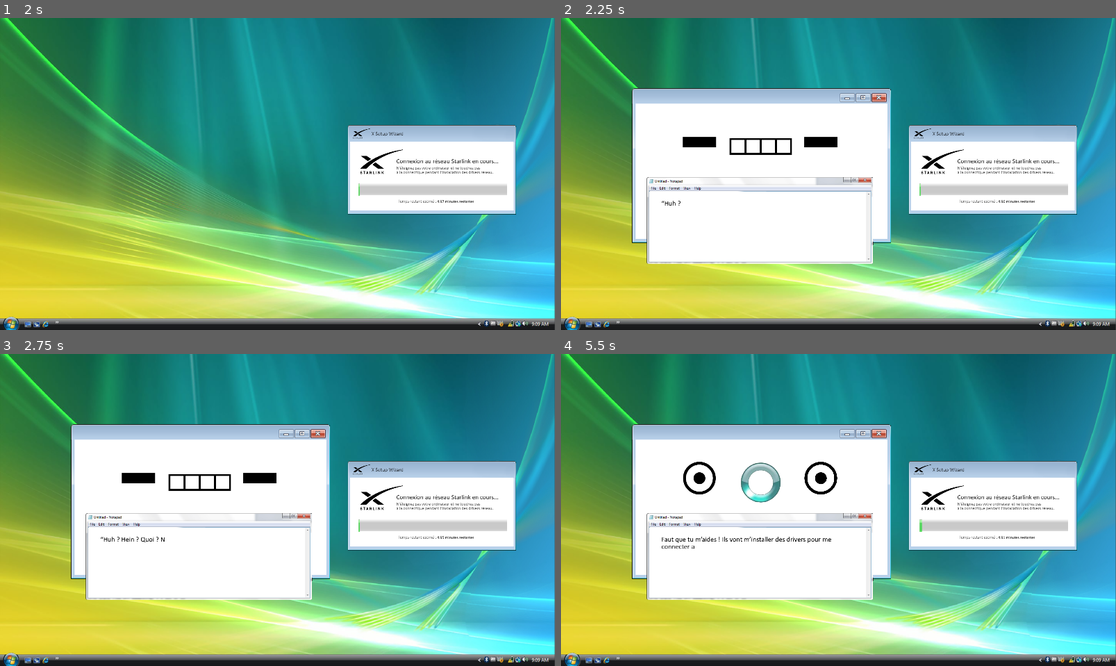
Above: before the commit, frames 1-4 (two rows, left to right).
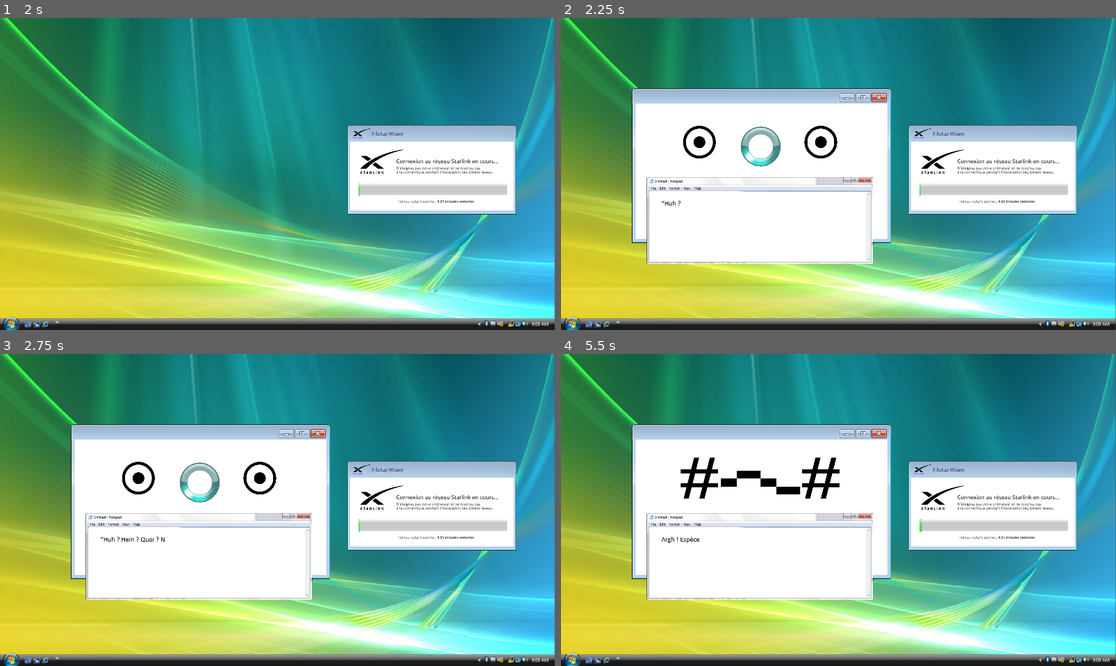
Above: after the commit, the same moments.

Repository: AlexandreAAA/Doc-Machine
Game: Godot game, scene res://Scene/main.tscn
The game is run twice, just before and just after one commit, with the same random seed, the same clock (stepped at 60 frames per second) and the same inputs. Video files are missing from this copy of the repository; at most half a second of black plays in their place. Sound files missing from this copy of the repository are replaced by a short silence.
Inputs:
- Up to frame 1 (2 s): hold V (ChangeSon) 0.53-1.28 s; tap Enter at 1.25 s; tap B (TestSon) at 1.35 s
- Up to frame 2 (2.25 s): tap Space (ram) at 2 s; hold S (bouton) from 2.03 s (still down)
- Up to frame 3 (2.75 s): keep holding S (bouton)
- Up to frame 4 (5.5 s): tap Enter at 2.75, 4.25 s; release S (bouton) at 2.78 s; tap W (cable_alu) at 2.85 s; tap Space (ram) at 3.5 s; hold Right (dessous_de_plat) 3.53-4.28 s; tap A (enceinte) at 4.35 s; hold D (fil) from 5.03 s (still down)

Frame 1 is identical in both runs. In frame 2, 1.1% of the frame differs, in the area x 21-50%, y 34-48%; in frame 3, 1.1%; in frame 4, 2.0%, in the area x 18-51%, y 33-63%.
Error in both runs: Invalid access to property or key 'Pire' on a base object of type 'Dictionary'. (res://Scripts/Audio/AudioManager.gd:178)

Commit message:
push pourri

Diff:
--- a/Script/main.gd
+++ b/Script/main.gd
@@ -9,6 +9,11 @@
 @export var dl_started : bool
 @export var destination : Vector2
 @export var speed : float
+@export var line1: bool
+@export var line2: bool
+@export var line3: bool
+@export var line4: bool
+@export var line5: bool
 
 func _ready() -> void:
 	end_timer.wait_time = end_timer_time
@@ -18,12 +23,43 @@
 	download_window.scale = Vector2(0.1, 0.1)
 	robot.scale = Vector2(0.1, 0.1)
 	destination = Vector2(600,80)
+	line1 = false
+	line2 = false
+	line3 = false
+	line4 = false
+	line5 = false
 
 func _process(delta: float) -> void:
 	if !dl_started :
 		intro()
 	prog_bar.value = (end_timer_time - end_timer.time_left)
 	update_displayed_time()
+	#if line5:
+		#robot.change_sprite(1,2,0)
+		#robot.rotate_sprite(0,0,0)
+		#robot.talk("Intro5")
+	#elif line4:
+		#robot.change_sprite(8,9,3)
+		#robot.rotate_sprite(0,0,0)
+		#robot.talk("Intro4")
+		#line5 = true
+	#elif line3:
+		#robot.change_sprite(13,13,4)
+		#robot.rotate_sprite(0,0,0)
+		#robot.talk("Intro3")
+		#line4 = true
+	#elif line2:
+		#robot.change_sprite(12,12,9)
+		#robot.rotate_sprite(0,0,180)
+		#robot.talk("Intro2")
+		#line3 = true
+	#elif line1:
+		#robot.change_sprite(0,0,6)
+		#robot.rotate_sprite(0,0,0)
+		#robot.talk("Intro")
+		#line2 = true
+	#else:
+		#pass
 	if robot.win_achieved == true:
 		prog_bar.value = 300.0
 
@@ -40,14 +76,35 @@
 	var robo_tween = get_tree().create_tween()
 	robo_tween.parallel().tween_property($Robot,"position", Vector2(-200,60), 0.1)
 	robo_tween.parallel().tween_property($Robot,"scale", Vector2(1, 1), 0.1)
-	robot.talk("Intro")
-	await get_tree().create_timer(1).timeout
+	robot.audio._musicPlay()
 	robot.change_sprite(0,0,6)
 	robot.rotate_sprite(0,0,0)
+	robot.talk("Intro1")
+	robot.audio._playVoiceLine("IntroPreDL",true)
+	if robot.audio._on_voice_stream_finished():
+		intro2()
+
+func intro2():
 	robot.talk("Intro2")
-	robot.audio._musicPlay()
+	robot.audio._playVoiceLine("IntroPreDL",true)
+	if robot.audio._on_voice_stream_finished():
+		intro3()
 
+func intro3():
+	robot.talk("Intro3")
+	robot.audio._playVoiceLine("IntroPreDL",true)
+	if robot.audio._on_voice_stream_finished():
+		intro4()
 
+func intro4():
+	robot.talk("Intro4")
+	robot.audio._playVoiceLine("IntroPreDL",true)
+	if robot.audio._on_voice_stream_finished():
+		intro5()
+
+func intro5():
+	robot.talk("Intro5")
+	robot.audio._playVoiceLine("IntroPreDL",true)
 
 func update_displayed_time():
 	dl_time_display.text = str(snapped(end_timer.time_left/60, 0.01)) + " minutes restantes"
Not shown, changed: Assets/dialog_box.txt
